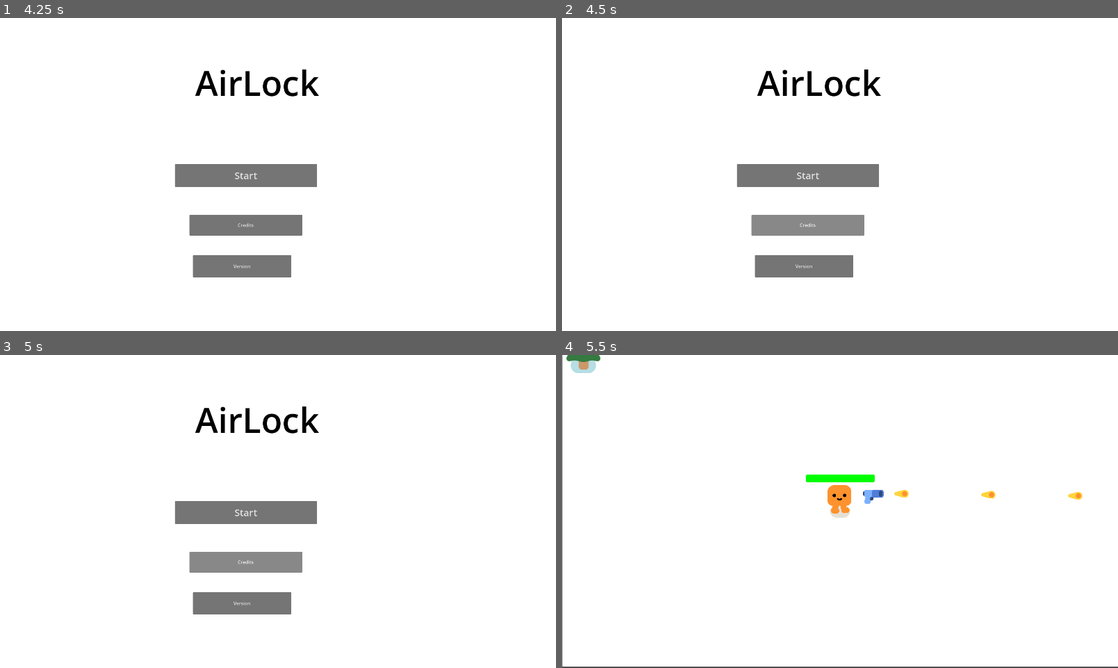
Above: before the commit, frames 1-4 (two rows, left to right).
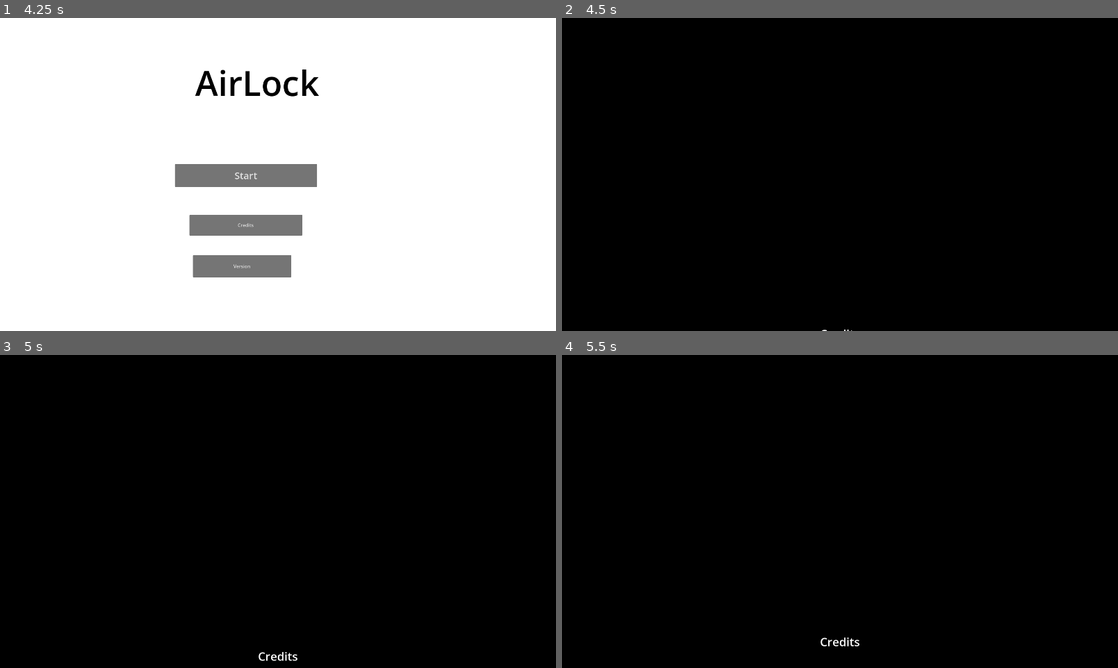
Above: after the commit, the same moments.

Repository: Noah77A/Airlock
Game: Godot game, scene res://survivors_game.tscn
Two runs of this game, one before a commit and one after it. Both use one fixed random seed, a clock stepped at 60 frames per second and the inputs below.
Inputs:
- Up to frame 1 (4.25 s): tap Enter at 0.5 s; hold D (move_right) 0.53-1.28 s; hold S (move_down) 1.28-2.03 s; hold D (move_right) 2.03-2.78 s; hold W (move_up) 2.78-3.53 s; hold A (move_left) from 3.53 s (still down)
- Up to frame 2 (4.5 s): release A (move_left) at 4.25 s; click "Credits" at 4.25 s
- Up to frame 3 (5 s): no input
- Up to frame 4 (5.5 s): click "Start" at 5 s

Frame 1 is identical in both runs. In frame 2, 99% of the frame differs, in the area x 0-100%, y 0-100%; in frame 3, 99%; in frame 4, 100%.

Commit message:
Added a scrolling credits system
I added some code in the script of the main game node, make sure to address that when your accept this push

Diff:
--- /dev/null
+++ b/Airlock/credits.gd
@@ -0,0 +1,12 @@
+extends CanvasLayer
+
+const SCROLL_SPEED = 100
+@onready var CreditsText = %CreditsText
+
+func _ready() -> void:
+	CreditsText.position.y = CreditsText.size.y
+
+func _process(delta) -> void:
+	CreditsText.position.y -= SCROLL_SPEED * delta
+	if CreditsText.position.y < 0:
+		queue_free()
--- /dev/null
+++ b/Airlock/credits.tscn
@@ -0,0 +1,32 @@
+[gd_scene format=3 uid="uid://ctw3fqepj17lq"]
+
+[ext_resource type="Script" uid="uid://bb8ifnmph62q7" path="res://credits.gd" id="1_nm7lk"]
+
+[node name="Credits" type="CanvasLayer" unique_id=1997187708]
+script = ExtResource("1_nm7lk")
+
+[node name="Background" type="ColorRect" parent="." unique_id=1745407667]
+anchors_preset = 15
+anchor_right = 1.0
+anchor_bottom = 1.0
+grow_horizontal = 2
+grow_vertical = 2
+color = Color(0, 0, 0, 1)
+
+[node name="CreditsText" type="RichTextLabel" parent="Background" unique_id=1736154579]
+unique_name_in_owner = true
+layout_mode = 1
+anchors_preset = 15
+anchor_right = 1.0
+anchor_bottom = 1.0
+grow_horizontal = 2
+grow_vertical = 2
+theme_override_font_sizes/normal_font_size = 40
+text = "Credits
+
+Game Developers
+Aiden Delcore
+Seamus Knott
+Noah Hartglass
+Andrew Huff"
+horizontal_alignment = 1
--- a/Airlock/project.godot
+++ b/Airlock/project.godot
@@ -76,7 +76,7 @@
 
 config/name="Airlock"
 run/main_scene="uid://swcb8q32cvqi"
-config/features=PackedStringArray("4.7", "Forward Plus")
+config/features=PackedStringArray("4.6", "Forward Plus")
 config/icon="res://icon.png"
 
 [audio]
--- a/Airlock/survivors_game.gd
+++ b/Airlock/survivors_game.gd
@@ -39,3 +39,10 @@
 
 func _on_start_timer_timeout() -> void:
 	%MainMenu.visible = true
+
+
+@export var credits_scene: PackedScene
+func _on_credits_pressed() -> void:
+	if credits_scene:
+		var creditsScreen = credits_scene.instantiate()
+		add_child(creditsScreen)
--- a/Airlock/survivors_game.tscn
+++ b/Airlock/survivors_game.tscn
@@ -3,6 +3,7 @@
 [ext_resource type="Script" uid="uid://c1bfau31nfqio" path="res://survivors_game.gd" id="1_l26od"]
 [ext_resource type="PackedScene" uid="uid://c1sx7bic4uhdj" path="res://player.tscn" id="1_y3pti"]
 [ext_resource type="PackedScene" uid="uid://c4id02rt1qhvl" path="res://pine_tree.tscn" id="2_l26od"]
+[ext_resource type="PackedScene" uid="uid://ctw3fqepj17lq" path="res://credits.tscn" id="4_qqaft"]
 
 [sub_resource type="Curve2D" id="Curve2D_qqaft"]
 _data = {
@@ -13,6 +14,7 @@
 [node name="Game" type="Node2D" unique_id=90994203]
 y_sort_enabled = true
 script = ExtResource("1_l26od")
+credits_scene = ExtResource("4_qqaft")
 
 [node name="CanvasLayer" type="CanvasLayer" parent="." unique_id=542972953]
 layer = -10
@@ -71,6 +73,10 @@
 theme_override_font_sizes/font_size = 174
 text = "Game Over"
 
+[node name="Credits" parent="." unique_id=1616567190 instance=ExtResource("4_qqaft")]
+unique_name_in_owner = true
+visible = false
+
 [node name="MainMenu" type="CanvasLayer" parent="." unique_id=1544012543]
 unique_name_in_owner = true
 visible = false
@@ -120,4 +126,6 @@
 [connection signal="health_depleted" from="Player" to="." method="_on_player_health_depleted"]
 [connection signal="timeout" from="Timer" to="." method="_on_timer_timeout"]
 [connection signal="pressed" from="MainMenu/Start" to="." method="_on_start_pressed"]
+[connection signal="pressed" from="MainMenu/Credits" to="." method="_on_credits_pressed"]
+[connection signal="pressed" from="MainMenu/Credits" to="Credits" method="_on_credits_pressed"]
 [connection signal="timeout" from="MainMenu/StartTimer" to="." method="_on_start_timer_timeout"]
Not shown, added: Airlock/credits.gd.uid
